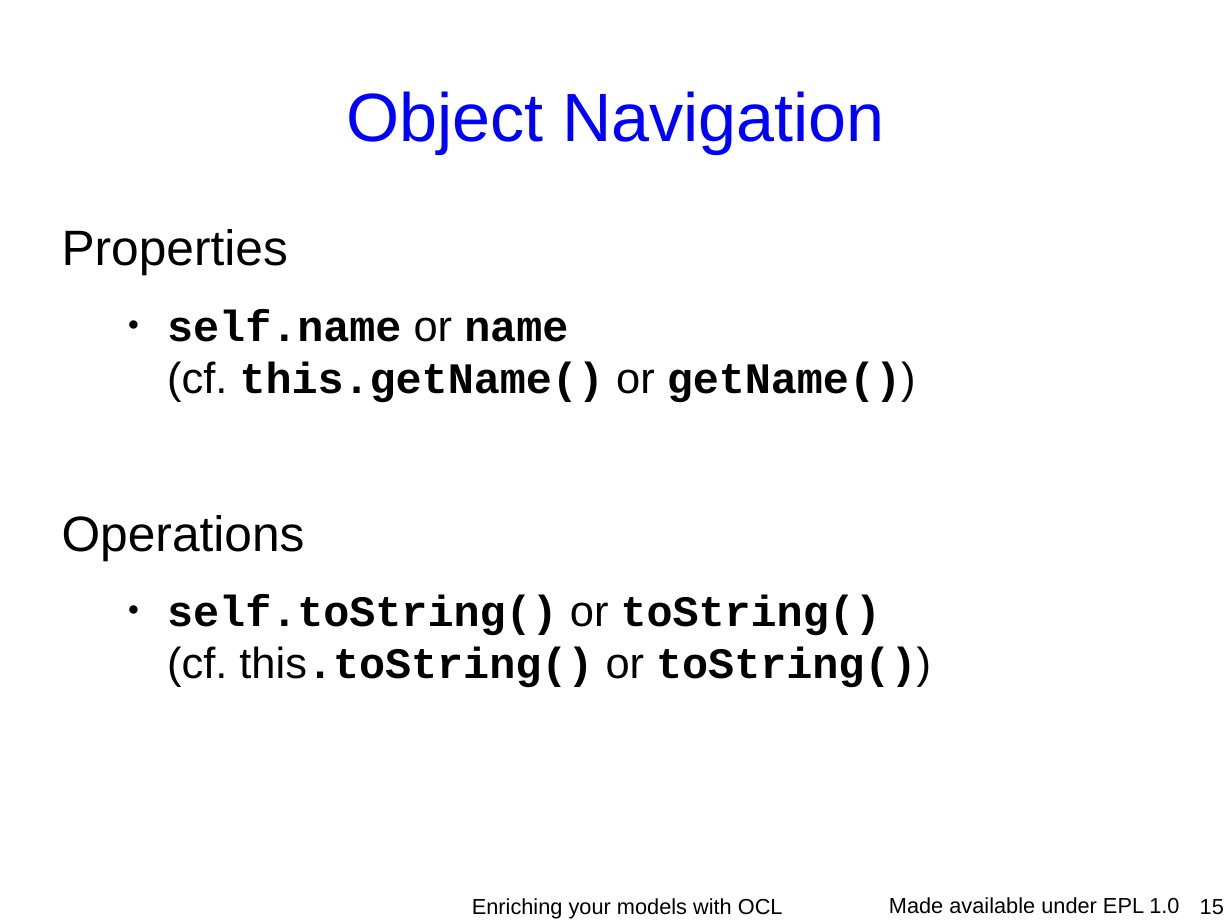
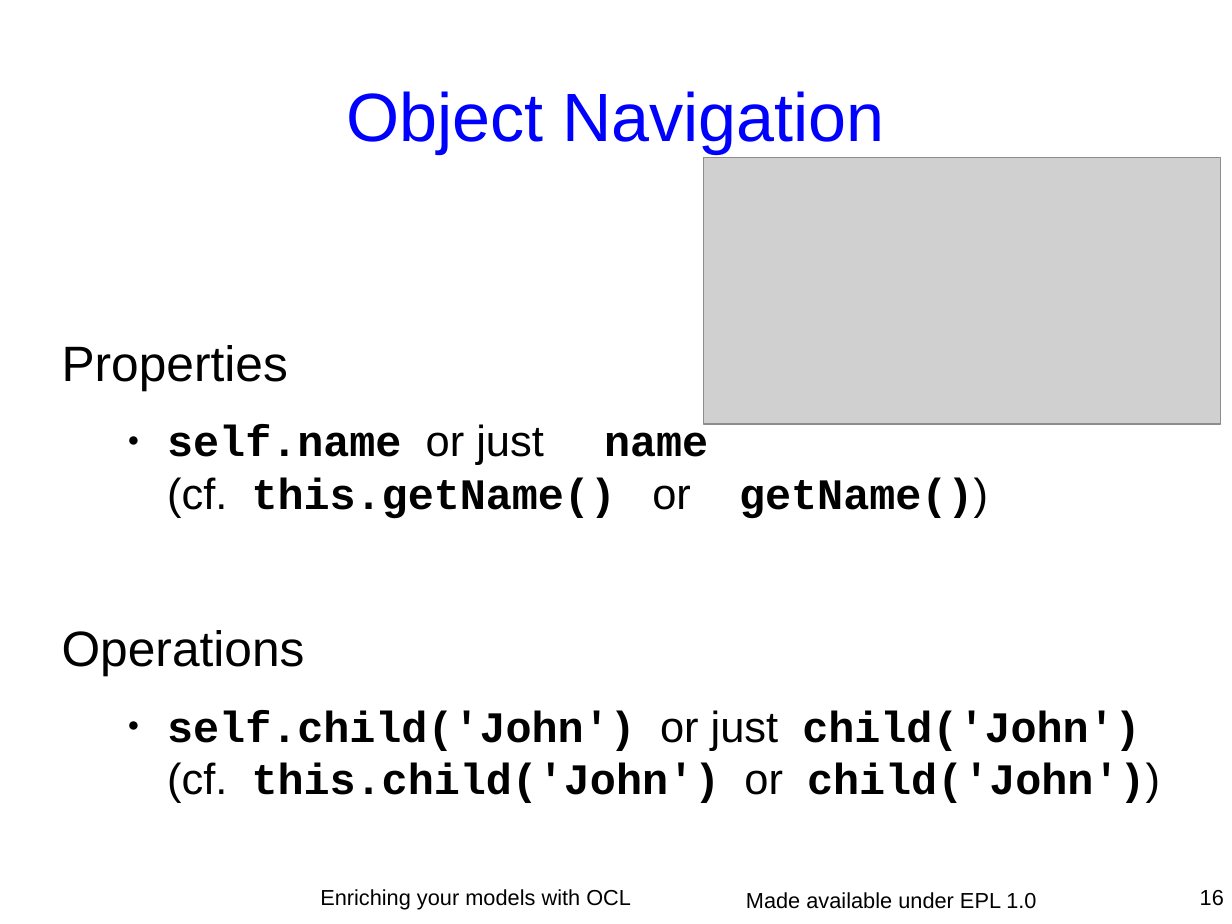
Before and after one commit to eclipse-ocl/ocl-website, a slide deck: slide 16 of ocl/docs/publications/ESE2010LongTalk/EnrichingWithOCL.odp (slide 15 before the commit). Drawn at 1232x924 pixels with LibreOffice and Linux fonts; fonts in the diff are those of the drawing; grey boxes stand for pictures; background and template pictures are left out. Boxes give left, top, right and bottom in pixels: in the first picture for what was removed or moved away, otherwise in the second. Text is boxed around its words. In the diff, an @@ line names an element or a change of style, - is before the commit and + after.

```diff
--- a/ocl/docs/publications/ESE2010LongTalk/EnrichingWithOCL.odp
+++ b/ocl/docs/publications/ESE2010LongTalk/EnrichingWithOCL.odp
@@ picture added at [704, 158, 1222, 425] @@
@@ text "Properties": place and size @@
-text "Properties" at [62, 229, 931, 688]
+text "Properties" at [62, 345, 1160, 803]
@@ text at [167, 424, 988, 519]: text changed @@
-  ● self.name or name
-    (cf. this.getName() or getName())
+  ● self.name or just name
+    (cf. this.getName() or getName())
@@ text at [167, 710, 1160, 803]: text changed @@
-  ● self.toString() or toString()
-    (cf. this.toString() or toString())
+  ● self.child('John') or just child('John')
+    (cf. this.child('John') or child('John'))
@@ text "Enriching your models with OCL": place and size @@
-text "Enriching your models with OCL" at [472, 898, 783, 918]
+text "Enriching your models with OCL" at [320, 889, 631, 910]
@@ text "Made available under EPL 1.0": place and size @@
-text "Made available under EPL 1.0" at [889, 897, 1179, 914]
+text "Made available under EPL 1.0" at [746, 892, 1036, 909]
@@ page number removed at [1200, 899, 1224, 915] @@
-15
@@ page number added at [1200, 890, 1224, 906], 14 pt, text #000000 @@
+16
```
Also in this commit, not shown: 42 other slides changed, 6 slides added, 9 slides removed, 13 other files.
